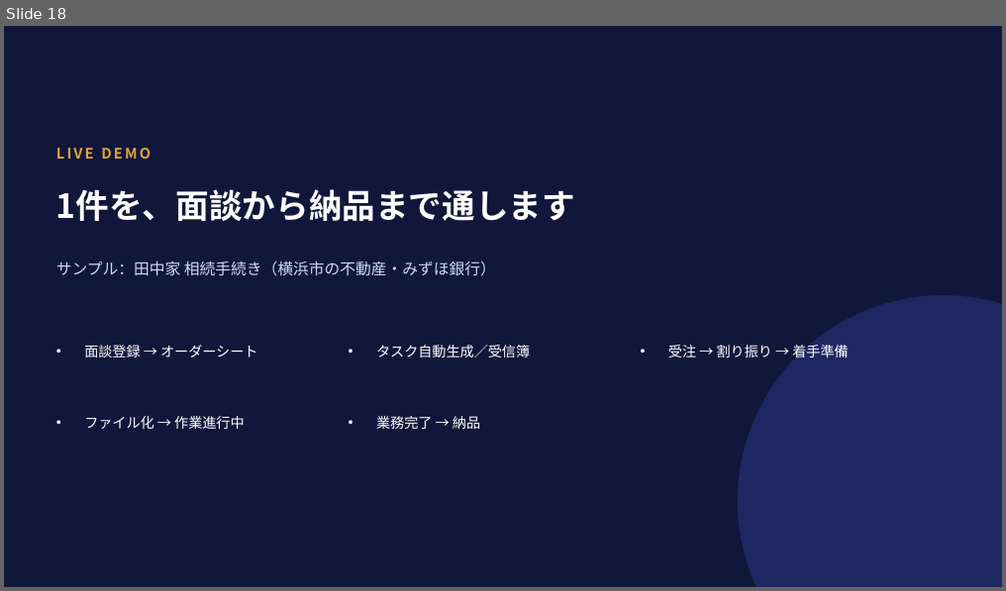
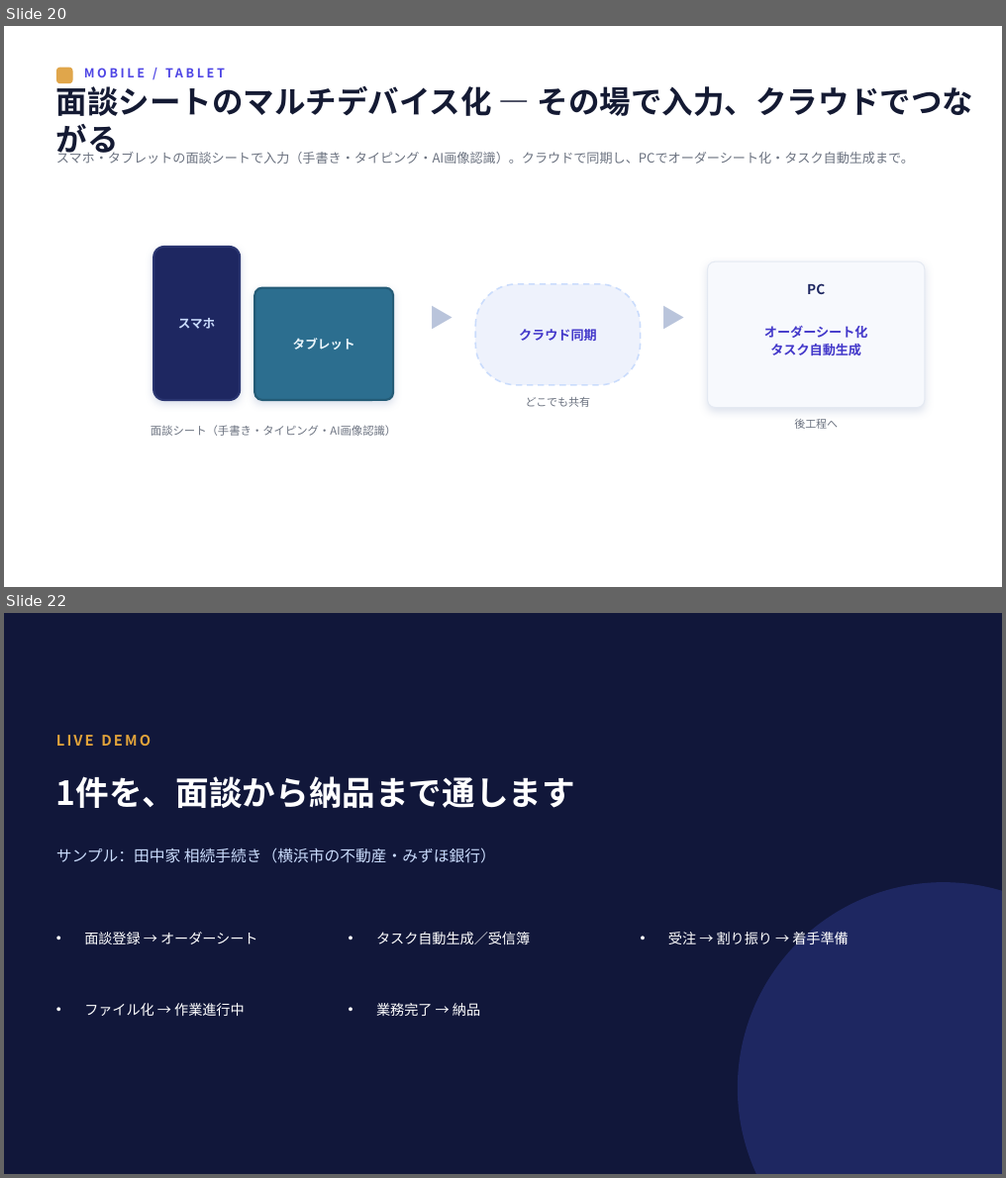
Before and after one commit to IVipcy/SouzokPlatform, a slide deck: docs/新システム移行説明会_rev3.pptx. Shown one above the other, each under a label of ours: slide 18 before the commit, slides 20 and 22 after it; the slides between them are not shown. The pictures are 1006x591 and 1006x1178 pixels, drawn with LibreOffice and Linux fonts; fonts in the diff are those of the drawing. Boxes give left, top, right and bottom in pixels: in the first picture for what was removed or moved away, otherwise in the second. Text is boxed around its words. In the diff, an @@ line names an element or a change of style, - is before the commit and + after.

Commit message:
移行説明会rev3：図解4枚を追加(通知の動き/到着受信簿の動き/面談シートのマルチデバイス化/タスクの進め方サイクル＋AI進捗集計)。図形ベースの自作アイコン・番号タイル・フロー矢印で作成。全26枚。

```diff
--- a/docs/新システム移行説明会_rev3.pptx
+++ b/docs/新システム移行説明会_rev3.pptx
@@ slide 20 added at <box>4,26,1002,587</box>, background #FFFFFF @@
@@ rounded rectangle added at <box>56,68,73,83</box>, fill #E0A64B @@
@@ text added at <box>56,81,974,160</box>, 30 pt, text #141A33, bold @@
+面談シートのマルチデバイス化 — その場で入力、クラウドでつながる
@@ text added at <box>84,68,225,77</box>, 12 pt, text #4F46E5, bold @@
+MOBILE / TABLET
@@ text added at <box>56,149,914,164</box>, 12.5 pt, text #6B7280 @@
+スマホ・タブレットの面談シートで入力（手書き・タイピング・AI画像認識）。クラウドで同期し、PCでオーダーシート化・タスク自動生成まで。
@@ rounded rectangle added at <box>153,247,240,400</box>, fill #1E2761, outline #2A3570 2 pt, 12 pt, text #CADCFC, bold @@
+スマホ
@@ rounded rectangle added at <box>708,262,925,408</box>, fill #F7F9FD, outline #E4E9F2 1 pt @@
@@ rounded rectangle added at <box>254,288,393,400</box>, fill #2C6E8F, outline #245B76 2 pt, 12 pt, text #EAF5FB, bold @@
+タブレット
@@ text added at <box>416,291,468,344</box>, 24 pt, text #B9C4DB @@
+▶
@@ rounded rectangle added at <box>475,284,641,385</box>, fill #EEF2FC, outline #CADCFC 1.5 pt dashed, 12.5 pt, text #4338CA, bold @@
+クラウド同期
@@ text added at <box>648,291,700,344</box>, 24 pt, text #B9C4DB @@
+▶
@@ text added at <box>807,283,825,294</box>, 13 pt, text #1E2761, bold @@
+PC
@@ text added at <box>764,326,868,356</box>, 12.5 pt, text #4338CA, bold @@
+オーダーシート化
+タスク自動生成
@@ text added at <box>526,397,590,407</box>, 10.5 pt, text #6B7280 @@
+どこでも共有
@@ text added at <box>151,425,396,436</box>, 10.8 pt, text #6B7280 @@
+面談シート（手書き・タイピング・AI画像認識）
@@ text added at <box>794,419,838,429</box>, 10.5 pt, text #6B7280 @@
+後工程へ
@@ what was slide 18 is now slide 22 @@
```
Also in this commit, not shown: 3 other slides added.
